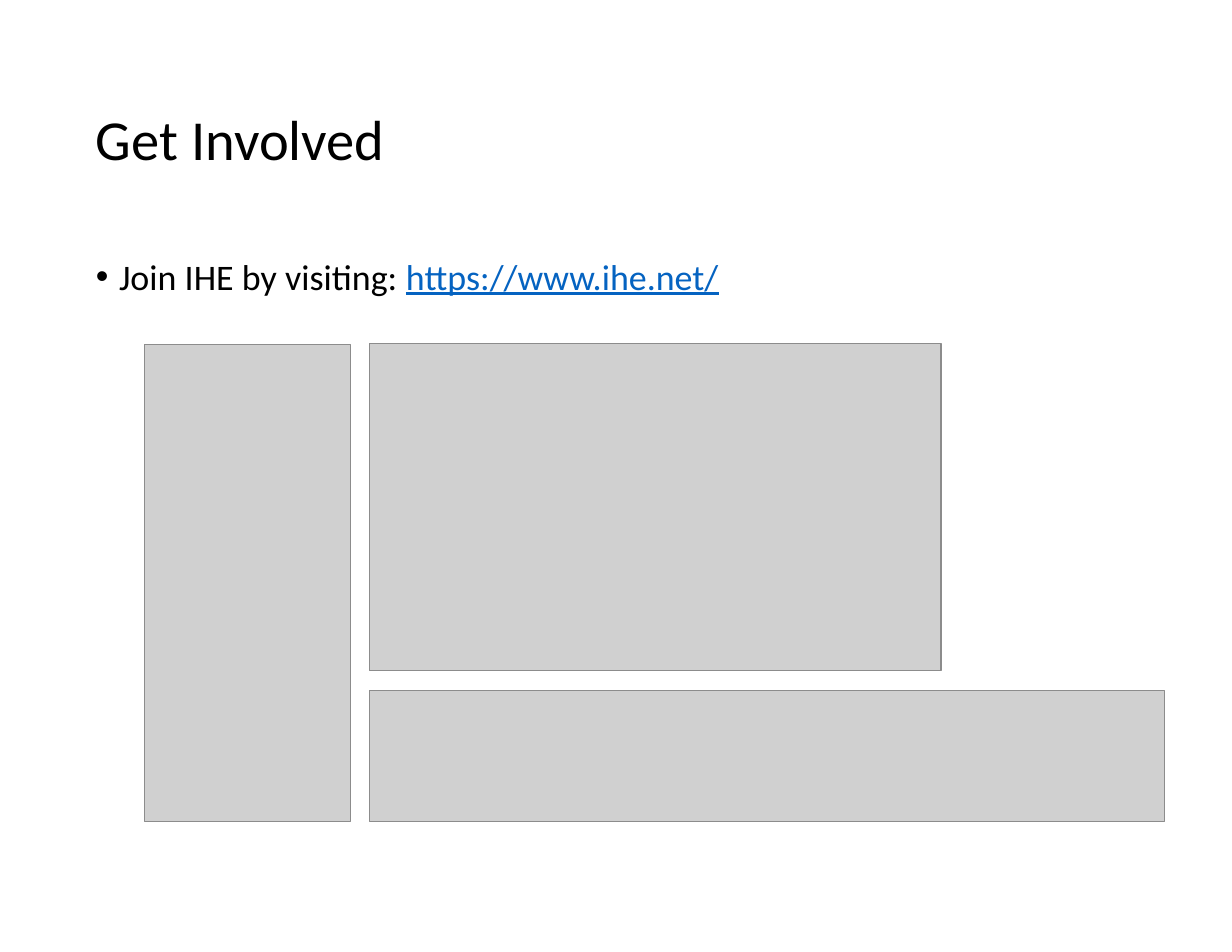
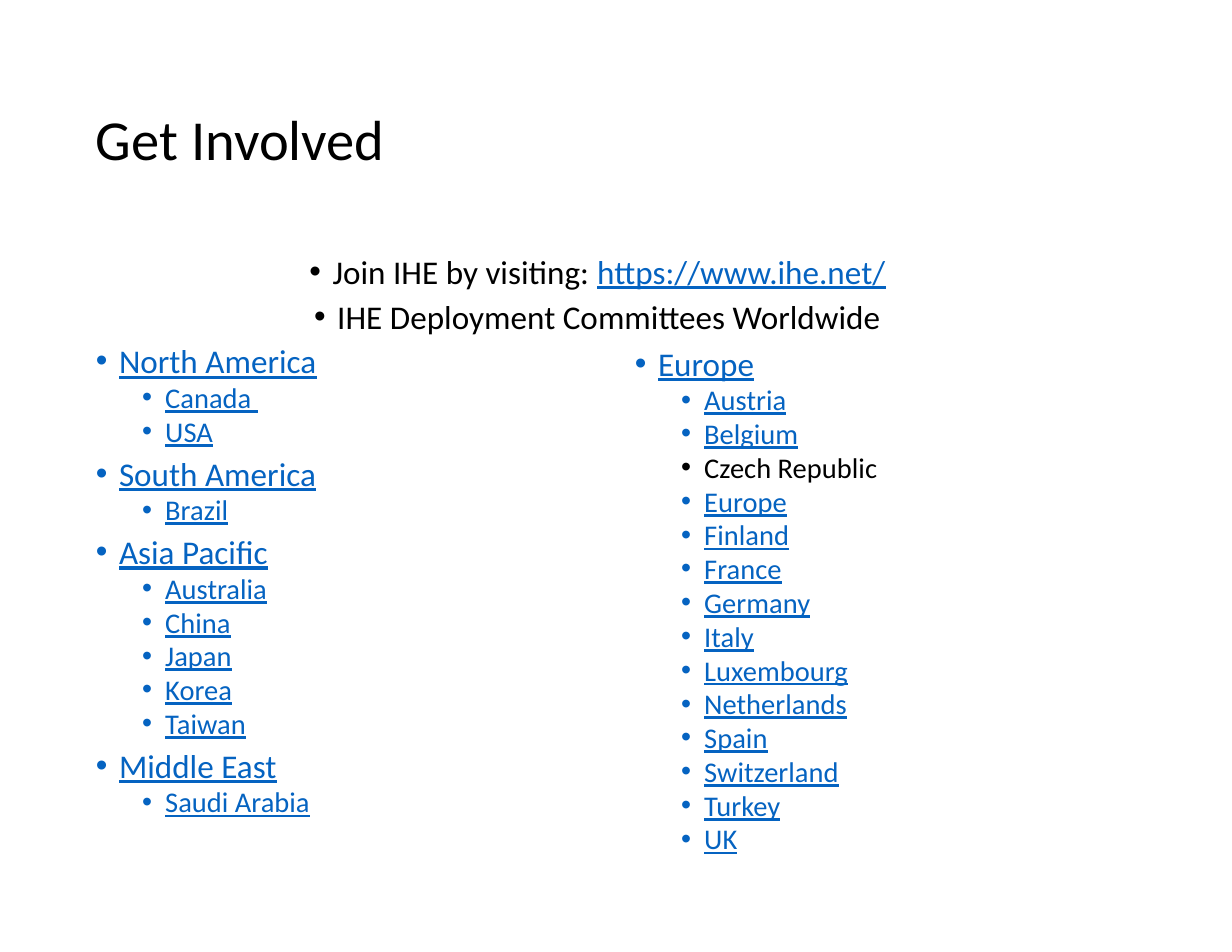
Before and after one commit to IHE/IT-Infrastructure, a slide deck: slide 22 of Presentations/IHE-and-HL7.pptx. Drawn at 1232x952 pixels with LibreOffice and Linux fonts; fonts in the diff are those of the drawing; grey boxes stand for pictures. Boxes give left, top, right and bottom in pixels: in the first picture for what was removed or moved away, otherwise in the second. Text is boxed around its words. In the diff, an @@ line names an element or a change of style, - is before the commit and + after.

```diff
--- a/Presentations/IHE-and-HL7.pptx
+++ b/Presentations/IHE-and-HL7.pptx
@@ text at [333,261,885,290]: size 23.1 to 21.4 pt in "Join IHE by visiting: https://www.ihe.net/"; alignment left to centre; line spacing 0.9 to 0.8 @@
@@ text at [119,306,880,817]: paragraphs added @@
+• IHE Deployment Committees Worldwide
+• North America
+  • Canada
+  • USA
+• South America
+  • Brazil
+• Asia Pacific
+  • Australia
+  • China
+  • Japan
+  • Korea
+  • Taiwan
+• Middle East
+  • Saudi Arabia
@@ picture removed at [144,345,351,822] @@
@@ picture removed at [370,344,942,671] @@
@@ text added at [658,354,877,854], 18.3 pt, text #0563C1, underline @@
+• Europe
+  • Austria
+  • Belgium
+  • Czech Republic
+  • Europe
+  • Finland
+  • France
+  • Germany
+  • Italy
+  • Luxembourg
+  • Netherlands
+  • Spain
+  • Switzerland
+  • Turkey
+  • UK
@@ picture removed at [370,691,1165,822] @@
```
Also in this commit, not shown: 1 other slide changed, 2 other files.
